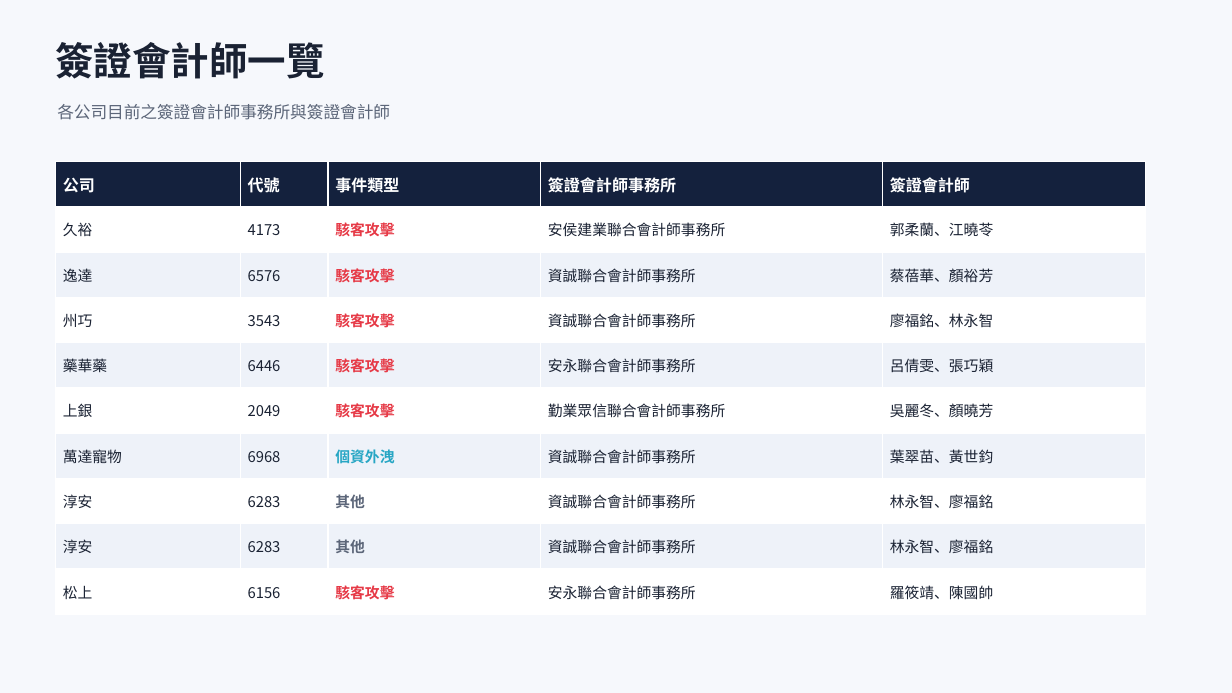
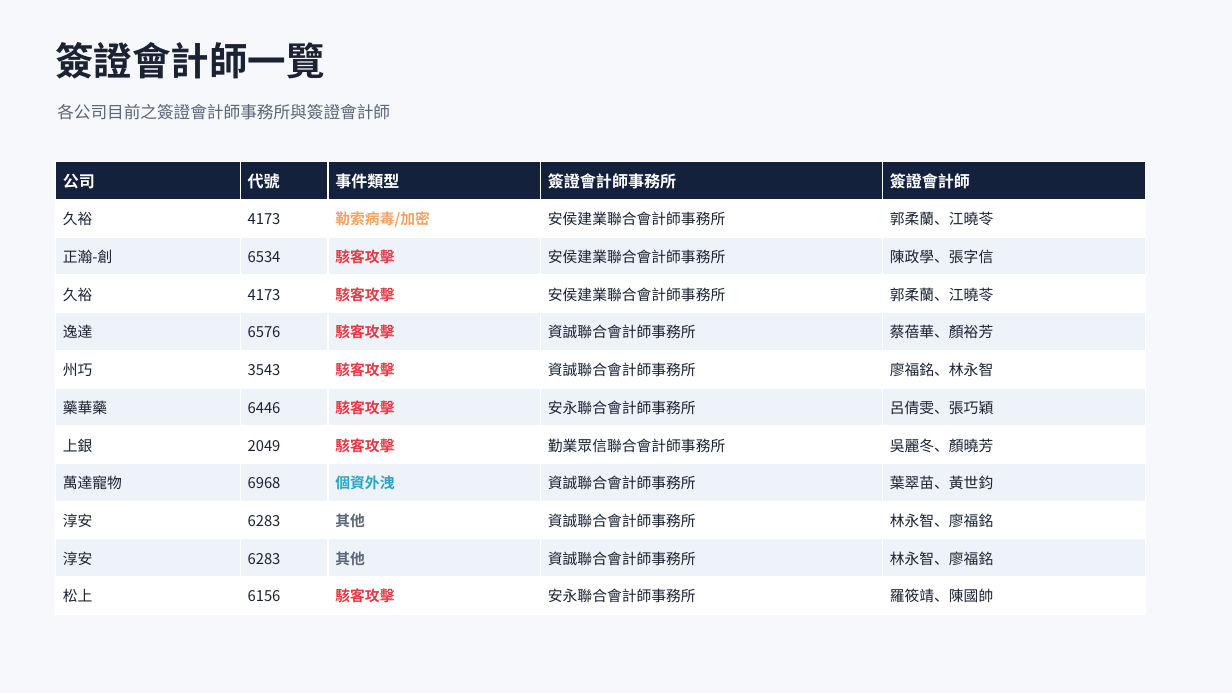
Before and after one commit to Johnnylin77/mops-isec-monitor, a slide deck: slide 4 of 資安事件因應分析.pptx. Drawn at 1232x693 pixels with LibreOffice and Linux fonts; fonts in the diff are those of the drawing. Boxes give left, top, right and bottom in pixels: in the first picture for what was removed or moved away, otherwise in the second. Text is boxed around its words. In the diff, an @@ line names an element or a change of style, - is before the commit and + after.

```diff
--- a/資安事件因應分析.pptx
+++ b/資安事件因應分析.pptx
@@ table at (x1=55, y1=162, x2=1146, y2=615) @@
+row 2: 久裕 | 4173 | 勒索病毒/加密 | 安侯建業聯合會計師事務所 | 郭柔蘭、江曉苓
+row 3: 正瀚-創 | 6534 | 駭客攻擊 | 安侯建業聯合會計師事務所 | 陳政學、張字信
```
Also in this commit, not shown: 6 other slides changed, 2 other files.
